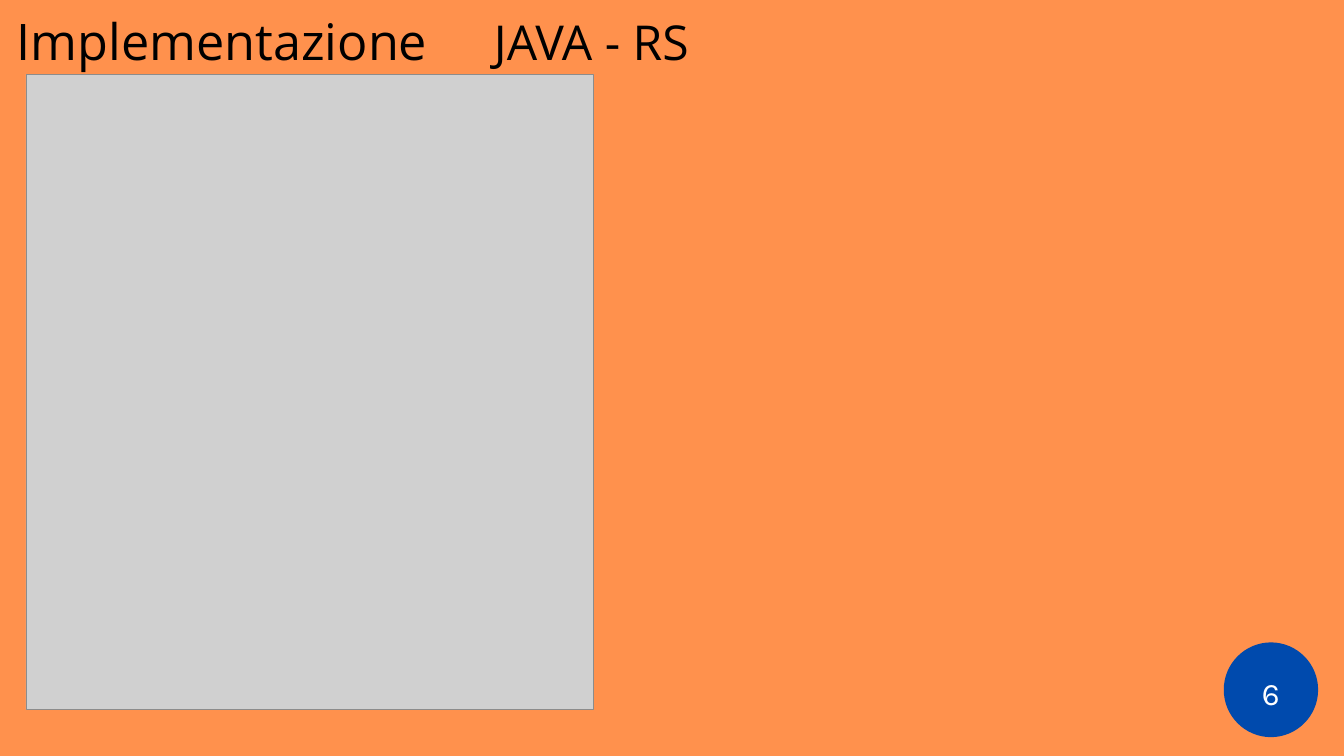
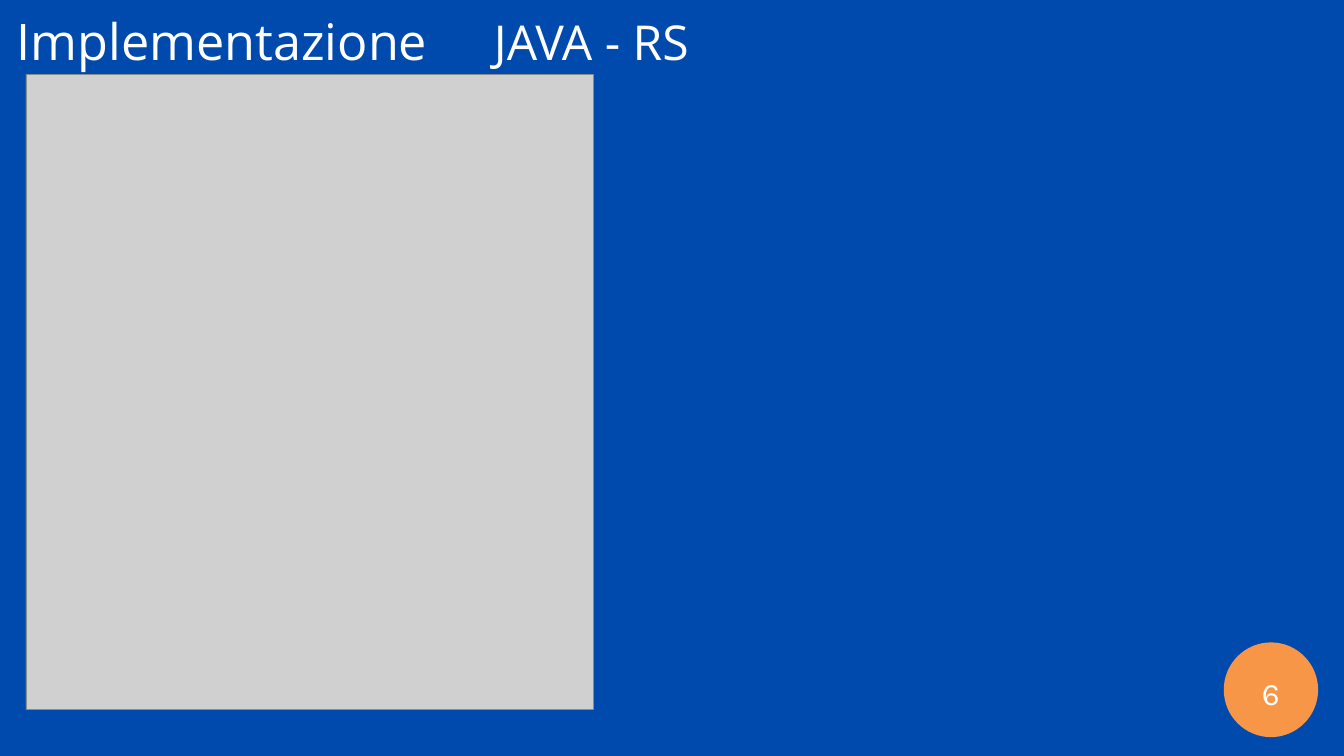
Before and after one commit to ilcors-dev/gruppo-reti, a slide deck: slide 6 of esercitazione_1/documents/Esercitazione 1.pptx. Drawn at 1344x756 pixels with LibreOffice and Linux fonts; fonts in the diff are those of the drawing; grey boxes stand for pictures. Boxes give left, top, right and bottom in pixels: in the first picture for what was removed or moved away, otherwise in the second. Text is boxed around its words. In the diff, an @@ line names an element or a change of style, - is before the commit and + after.

Commit message:
changed: server slide color should be blue

```diff
--- a/esercitazione_1/documents/Esercitazione 1.pptx
+++ b/esercitazione_1/documents/Esercitazione 1.pptx
@@ freeform shape added at (0, 0, 1344, 756), fill #004AAD @@
@@ text "Implementazione" at (17, 21, 427, 72): text colour #000000 to #FFFFFF @@
@@ text "JAVA - RS" at (494, 25, 689, 69): text colour #000000 to #FFFFFF @@
@@ freeform shape at (1224, 642, 1318, 737): fill #004AAD to #F79646 @@
```
Also in this commit, not shown: 1 other file.
